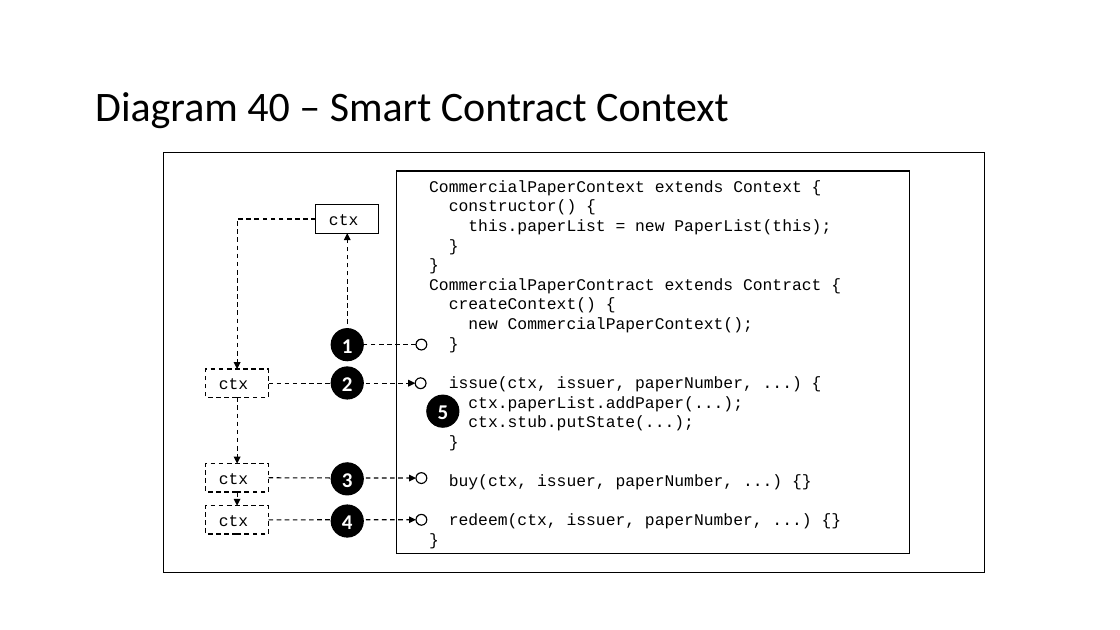
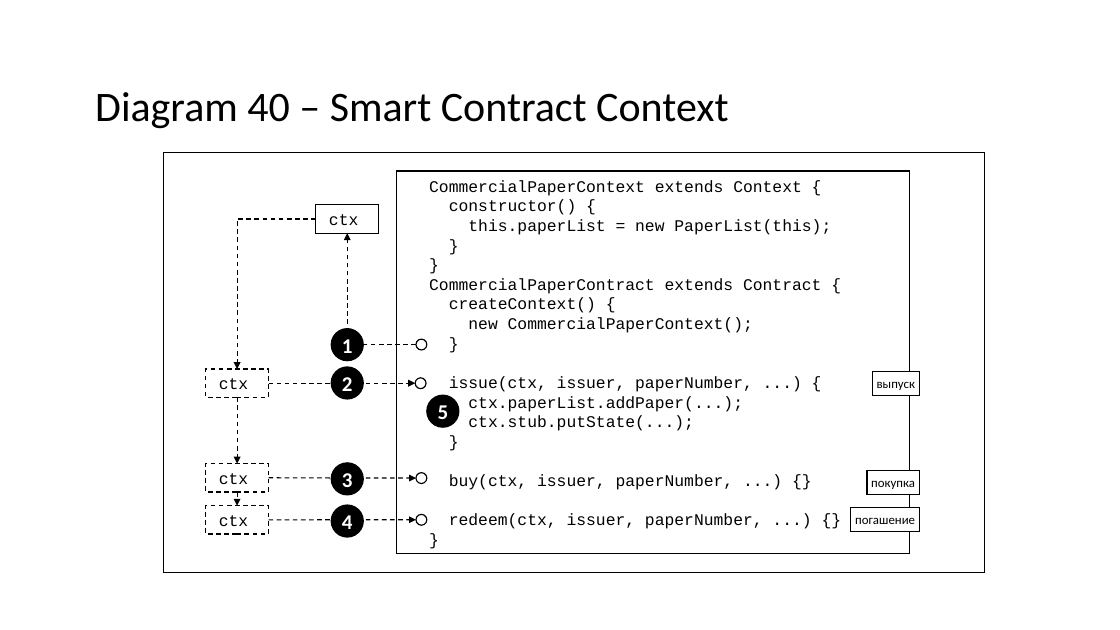
Before and after one commit to hyperledger/fabric-docs-i18n, a slide deck: slide 20 of docs/locale/ru_RU/source/developapps/diagrams.pptx. Drawn at 1120x630 pixels with LibreOffice and Linux fonts; fonts in the diff are those of the drawing. Boxes give left, top, right and bottom in pixels: in the first picture for what was removed or moved away, otherwise in the second. Text is boxed around its words. In the diff, an @@ line names an element or a change of style, - is before the commit and + after.

```diff
--- a/docs/locale/ru_RU/source/developapps/diagrams.pptx
+++ b/docs/locale/ru_RU/source/developapps/diagrams.pptx
@@ rectangle added at [873,371,921,396], fill #FFFFFF, outline #000000 1 pt, 11 pt, text #000000 @@
+выпуск
@@ rectangle added at [867,471,920,496], fill #FFFFFF, outline #000000 1 pt, 11 pt, text #000000 @@
+покупка
@@ rectangle added at [851,507,920,532], fill #FFFFFF, outline #000000 1 pt, 11 pt, text #000000 @@
+погашение
```
Also in this commit, not shown: 1 other slide changed, 3 other files.
